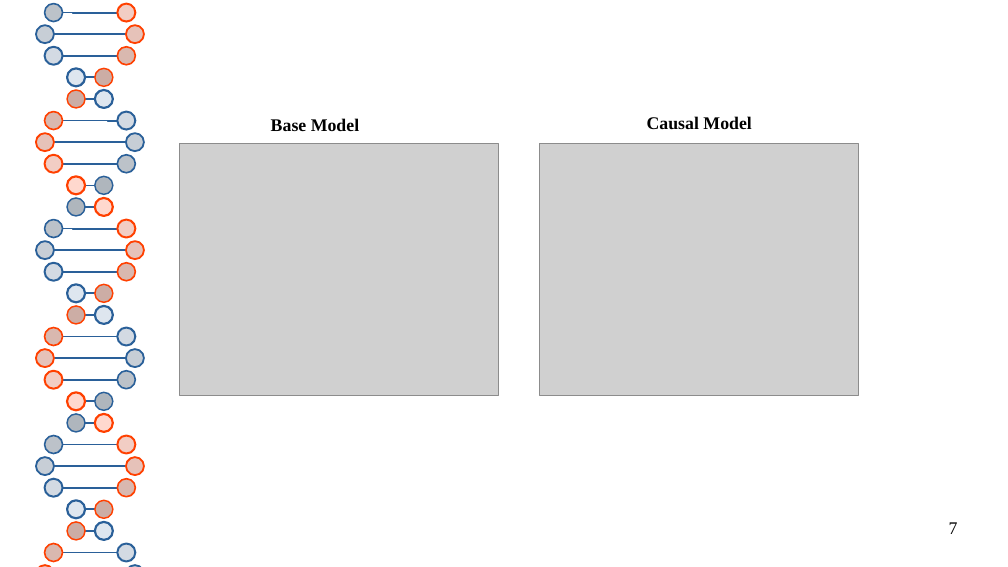
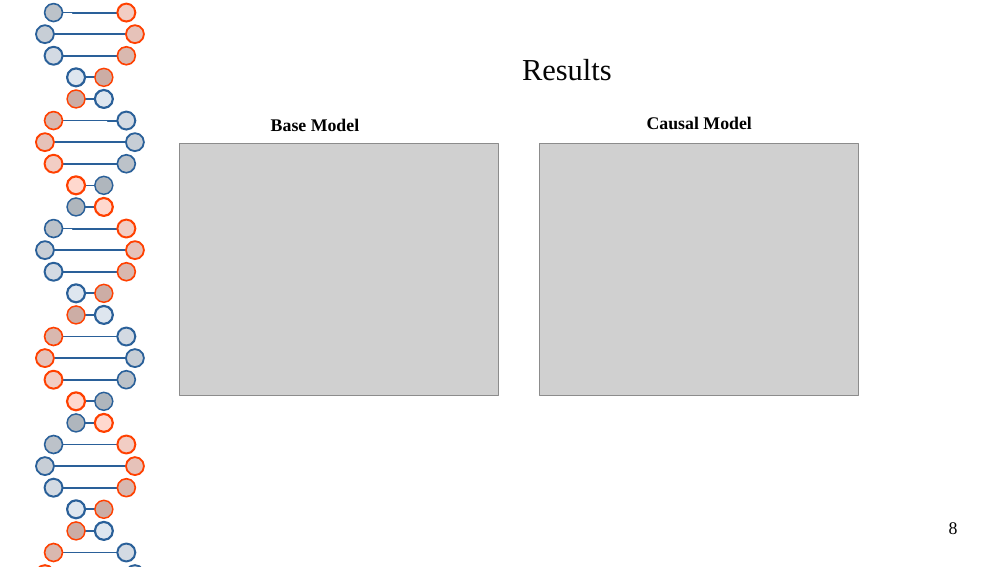
Before and after one commit to thash-jkr/Schrodinger-PINN, a slide deck: slide 8 of report/progress_presentation.odp (slide 7 before the commit). Drawn at 1008x567 pixels with LibreOffice and Linux fonts; fonts in the diff are those of the drawing; grey boxes stand for pictures. Boxes give left, top, right and bottom in pixels: in the first picture for what was removed or moved away, otherwise in the second. Text is boxed around its words. In the diff, an @@ line names an element or a change of style, - is before the commit and + after.

```diff
--- a/report/progress_presentation.odp
+++ b/report/progress_presentation.odp
@@ title added at [522, 59, 612, 81], 24 pt, text #050505 @@
+Results
@@ page number at [949, 522, 958, 534]: text changed @@
-7
+8
```
Also in this commit, not shown: 15 other slides changed, 3 slides added, 6 slides removed, 5 other files.
